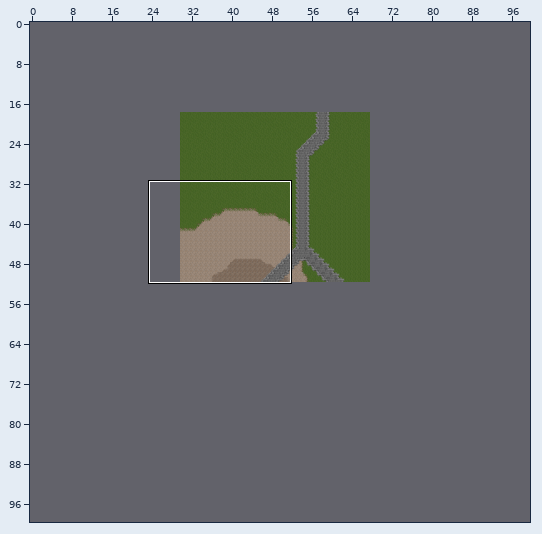
Tiled map, stored at Resources/maps/AdventurerPath.tmx. Above: a wide view before the commit, with the close-up outlined.
Close-up. Earlier state:
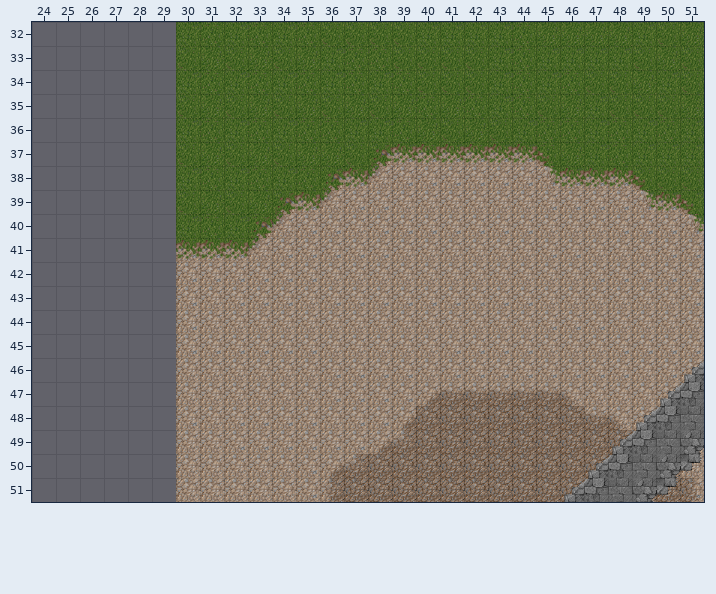
Cells are 32x32 px. Shown: x 24..51, y 32..51. The commit also changed other parts of the map, which this record leaves out.
The same view after the edit:
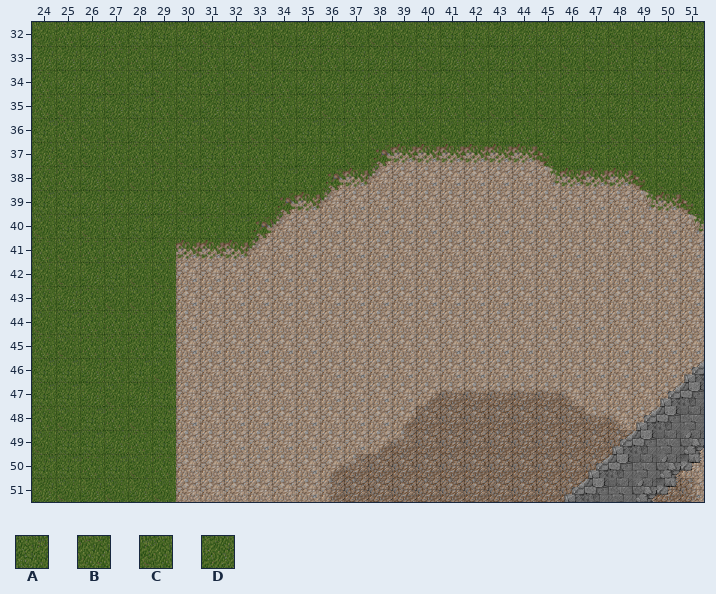
Key: from "mountain_landscape_26": A 78, B 79, C 94, D 95.
_ is an empty cell.
Edits made:
{"where": "layer \"Ground\""}
{"y":32,"x":24,"old":"______ABABABC","new":"CBDBAADCBCCDD"}
{"y":32,"x":43,"old":"AB","new":"DD"}
{"y":32,"x":47,"old":"DDACD","new":"ACCDA"}
{"y":33,"x":24,"old":"______","new":"DDDBBD"}
{"y":33,"x":31,"old":"DCDCDABBC","new":"BDCDBBDDD"}
{"y":33,"x":41,"old":"CCA","new":"DBD"}
{"y":33,"x":45,"old":"AAAACDC","new":"CCCBACD"}
{"y":34,"x":24,"old":"______","new":"BDDCAC"}
{"y":34,"x":32,"old":"ABABABABCC","new":"CCBDDDBDAD"}
{"y":34,"x":45,"old":"A","new":"C"}
{"y":34,"x":47,"old":"CCDAC","new":"DDCBD"}
{"y":35,"x":24,"old":"______","new":"BCADAB"}
{"y":35,"x":32,"old":"CDC","new":"AAB"}
{"y":35,"x":37,"old":"DCDBDBAB","new":"BBBDBCCC"}
{"y":35,"x":46,"old":"DACCCD","new":"ABDABB"}
{"y":36,"x":24,"old":"______","new":"ABCCDB"}
{"y":36,"x":31,"old":"BABABBAA","new":"CCCCAABC"}
{"y":36,"x":40,"old":"D","new":"C"}
{"y":36,"x":42,"old":"DCABBABABA","new":"AABDCCCCCB"}
{"y":37,"x":24,"old":"______","new":"DCCBBC"}
{"y":37,"x":31,"old":"DCDC","new":"ABBA"}
{"y":38,"x":24,"old":"______","new":"BBDCCB"}
{"y":38,"x":32,"old":"A","new":"B"}
{"y":39,"x":24,"old":"______","new":"AADDDD"}
{"y":39,"x":49,"old":"A","new":"C"}
{"y":40,"x":24,"old":"______","new":"CACBAD"}
{"y":40,"x":51,"old":"A","new":"D"}
{"y":41,"x":24,"old":"______","new":"BCBBBB"}
{"y":42,"x":24,"old":"______","new":"CCDACC"}
{"y":43,"x":24,"old":"______","new":"BDBCCB"}
{"y":44,"x":24,"old":"______","new":"CABBBA"}
{"y":45,"x":24,"old":"______","new":"BCBBBA"}
{"y":46,"x":24,"old":"______","new":"AADBAC"}
{"y":47,"x":24,"old":"______","new":"AADCDA"}
{"y":48,"x":24,"old":"______","new":"BCABCA"}
{"y":49,"x":24,"old":"______","new":"CAADBA"}
{"y":50,"x":24,"old":"______","new":"AABACB"}
{"y":51,"x":24,"old":"______","new":"DCDCDC"}
